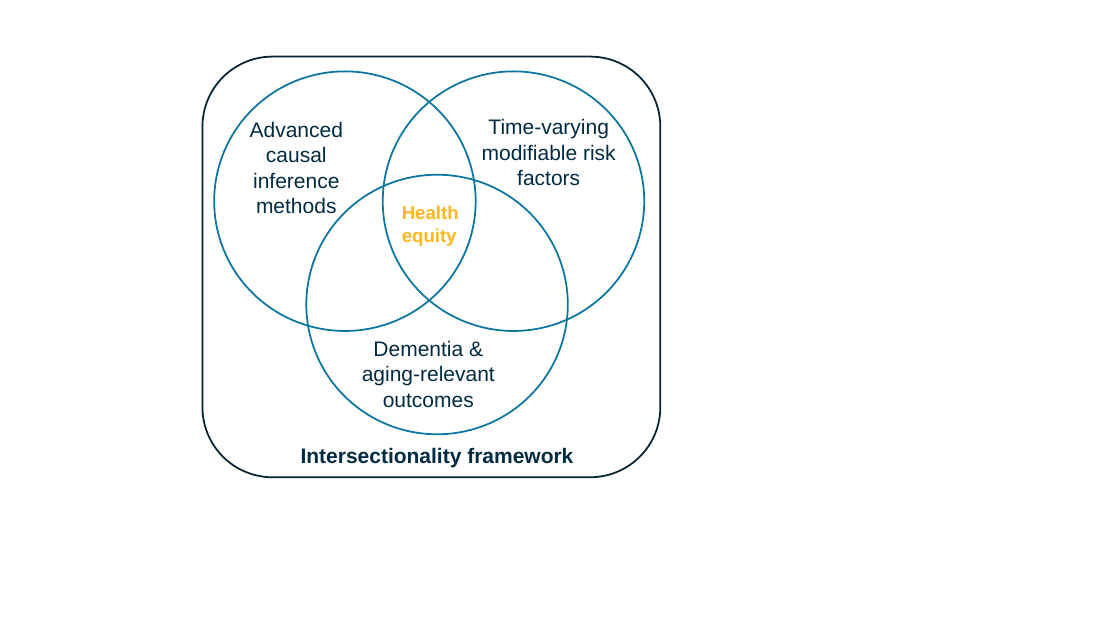
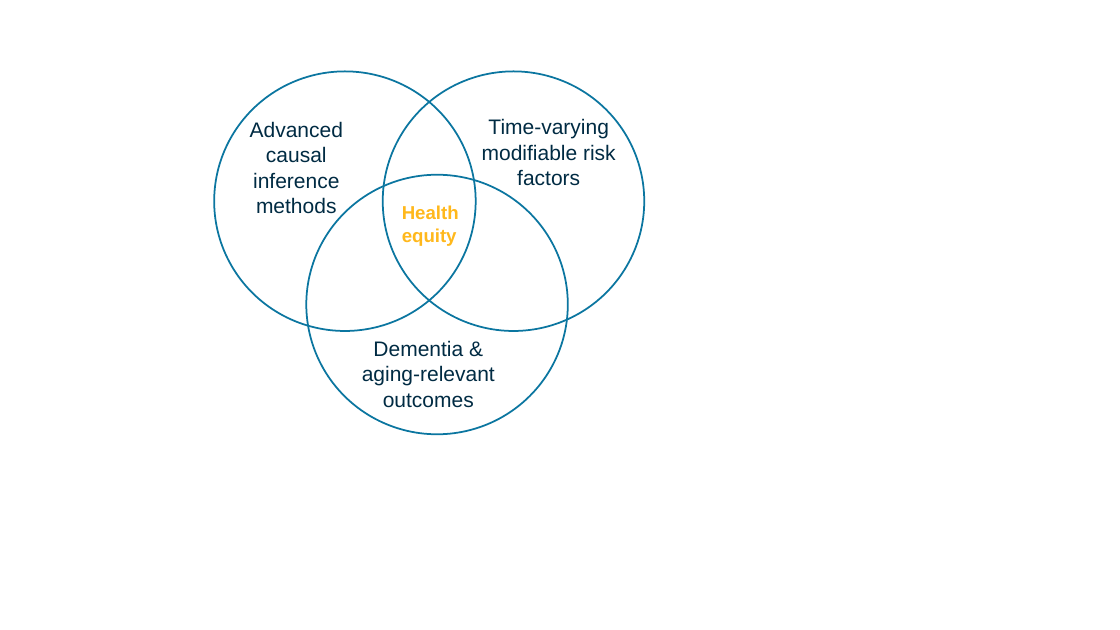
Before and after one commit to palolili23/presentations, a slide deck: slide 10 of 2025_job_talk_ucla/extra_slides.pptx. Drawn at 1120x630 pixels with LibreOffice and Linux fonts; fonts in the diff are those of the drawing. Boxes give left, top, right and bottom in pixels: in the first picture for what was removed or moved away, otherwise in the second. Text is boxed around its words. In the diff, an @@ line names an element or a change of style, - is before the commit and + after.

```diff
--- a/2025_job_talk_ucla/extra_slides.pptx
+++ b/2025_job_talk_ucla/extra_slides.pptx
@@ rounded rectangle removed at box(202, 56, 660, 477) @@
@@ text removed at box(301, 447, 573, 468) @@
-Intersectionality framework
```
Also in this commit, not shown: 1 other slide changed, 3 slides added, 42 other files.
